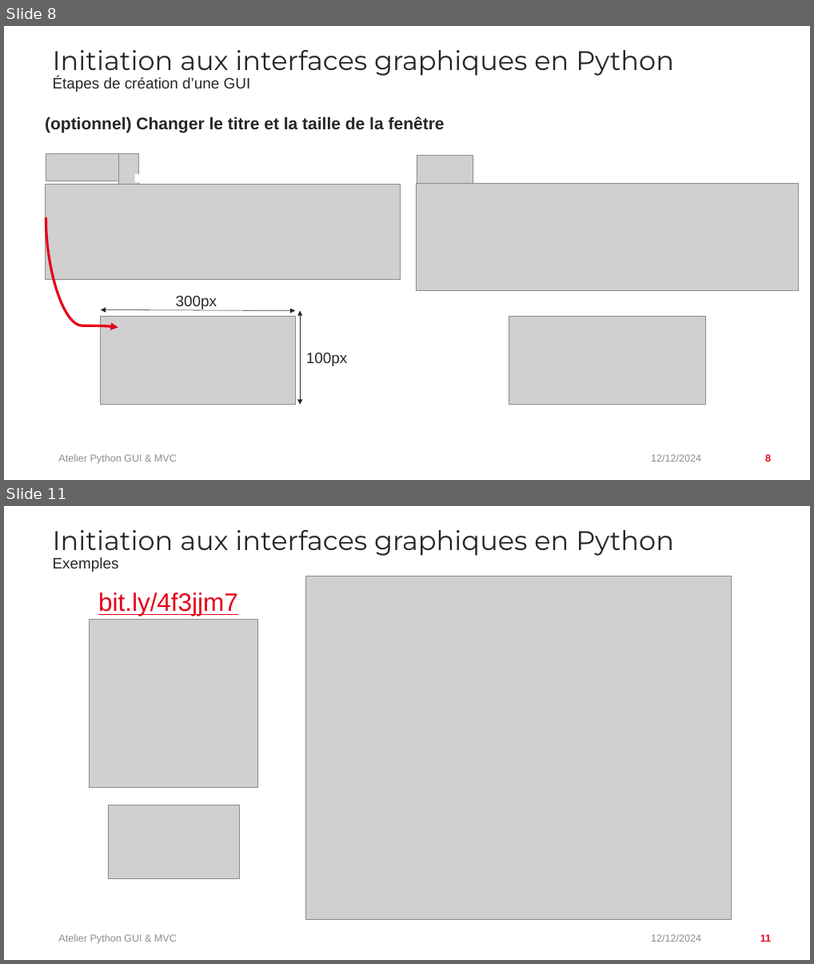
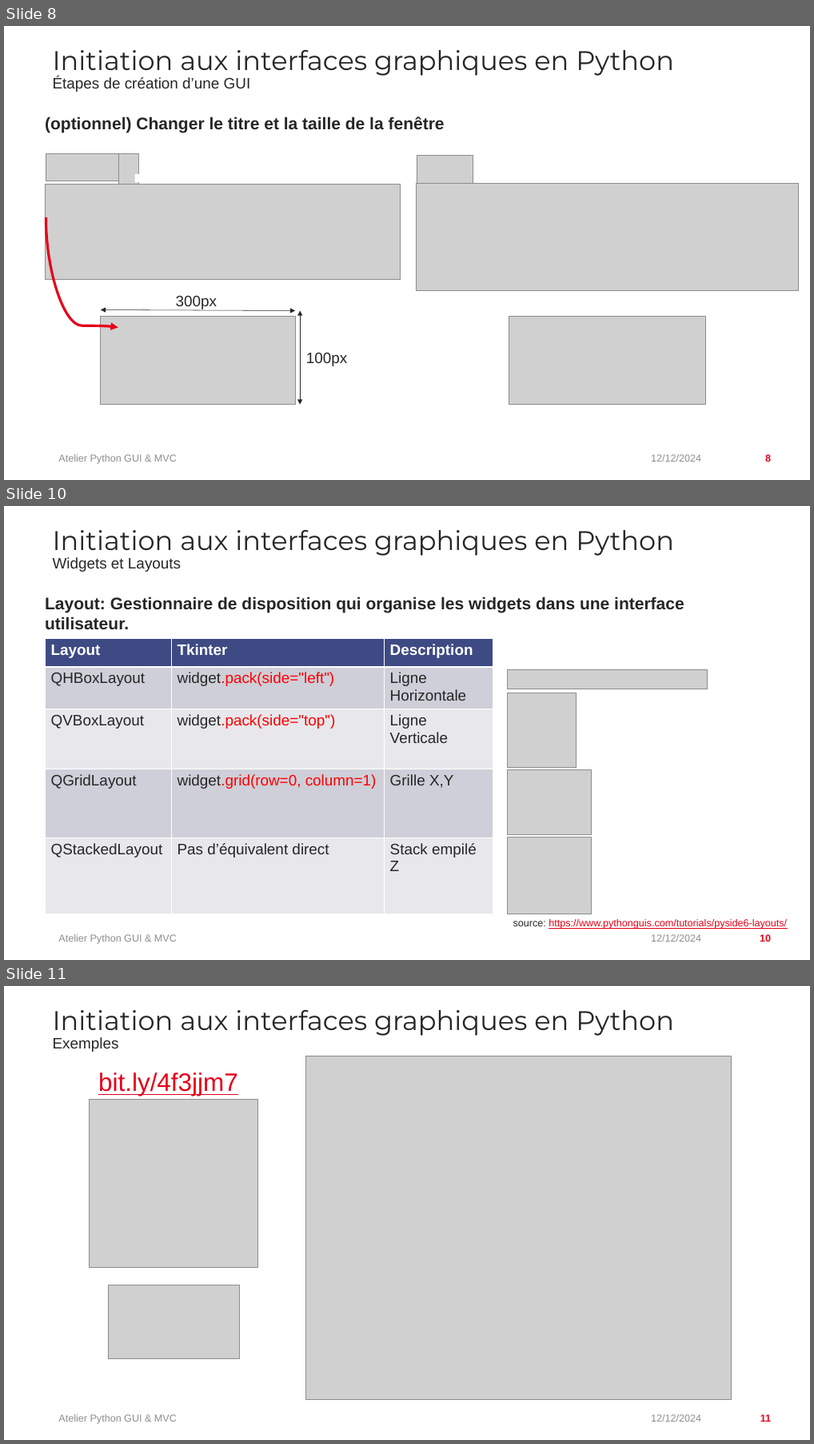
Before and after one commit to Crackvignoule/python-gui-mvc-tutorial, a slide deck: presentation/Atelier Python GUI & MVC.pptx. Shown one above the other, each under a label of ours: slides 8 and 11 before the commit, slides 8, 10 and 11 after it; the slides between them are not shown. The pictures are 814x964 and 814x1444 pixels, drawn with LibreOffice and Linux fonts; fonts in the diff are those of the drawing; grey boxes stand for pictures; background and template pictures are left out. Boxes give left, top, right and bottom in pixels: in the first picture for what was removed or moved away, otherwise in the second. Text is boxed around its words. In the diff, an @@ line names an element or a change of style, - is before the commit and + after.

```diff
--- a/presentation/Atelier Python GUI & MVC.pptx
+++ b/presentation/Atelier Python GUI & MVC.pptx
@@ slide 10 added at <box>4,506,810,960</box>, background #FFFFFF @@
@@ text added at <box>53,530,674,572</box>, 32 pt, text #262626 @@
+Initiation aux interfaces graphiques en Python
+Widgets et Layouts
@@ text added at <box>45,596,685,629</box>, 20 pt, text #262626, bold @@
+Layout: Gestionnaire de disposition qui organise les widgets dans une interface utilisateur.
@@ table added at <box>45,639,494,914</box>, 5 rows, 3 columns @@
+Layout | Tkinter | Description
+QHBoxLayout | widget.pack(side="left") | Ligne Horizontale
+QVBoxLayout | widget.pack(side="top") | Ligne Verticale
+QGridLayout | widget.grid(row=0, column=1) | Grille X,Y
+QStackedLayout | Pas d’équivalent direct | Stack empilé Z
@@ picture added at <box>507,669,708,688</box> @@
@@ picture added at <box>507,693,576,768</box> @@
@@ picture added at <box>508,770,592,835</box> @@
@@ picture added at <box>508,837,592,914</box> @@
@@ text added at <box>58,934,177,944</box>, 12 pt, text #8E8E8E @@
+Atelier Python GUI & MVC
@@ text added at <box>514,919,787,928</box>, 12 pt, text #E50019, underline @@
+source: https://www.pythonguis.com/tutorials/pyside6-layouts/
@@ text added at <box>651,934,702,941</box>, 12 pt, text #8E8E8E @@
+12/12/2024
@@ page number added at <box>760,934,771,941</box>, 12 pt, text #E50019, bold @@
+10
```
Also in this commit, not shown: 7 slides changed, 3 other slides added, 5 other files.
